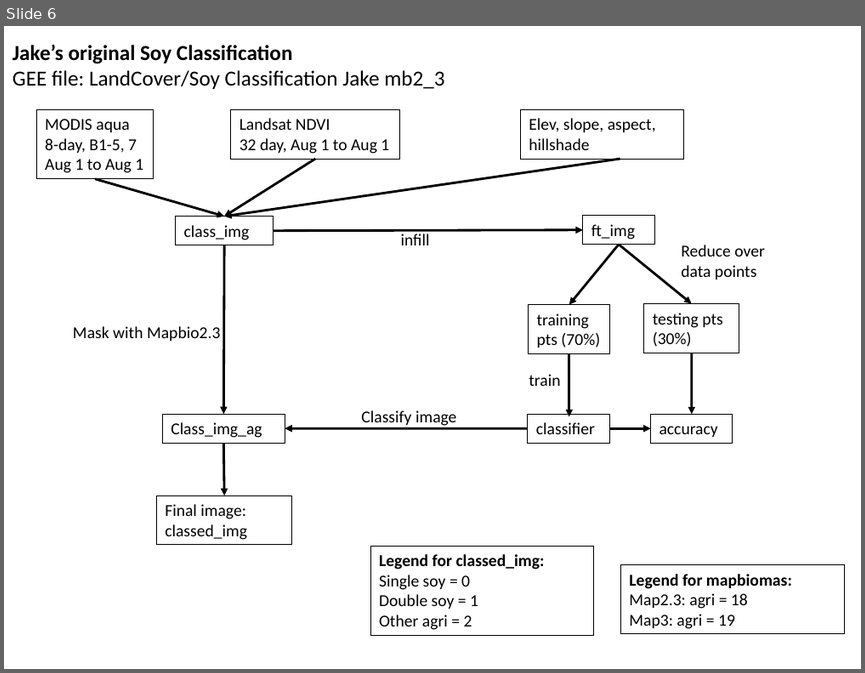
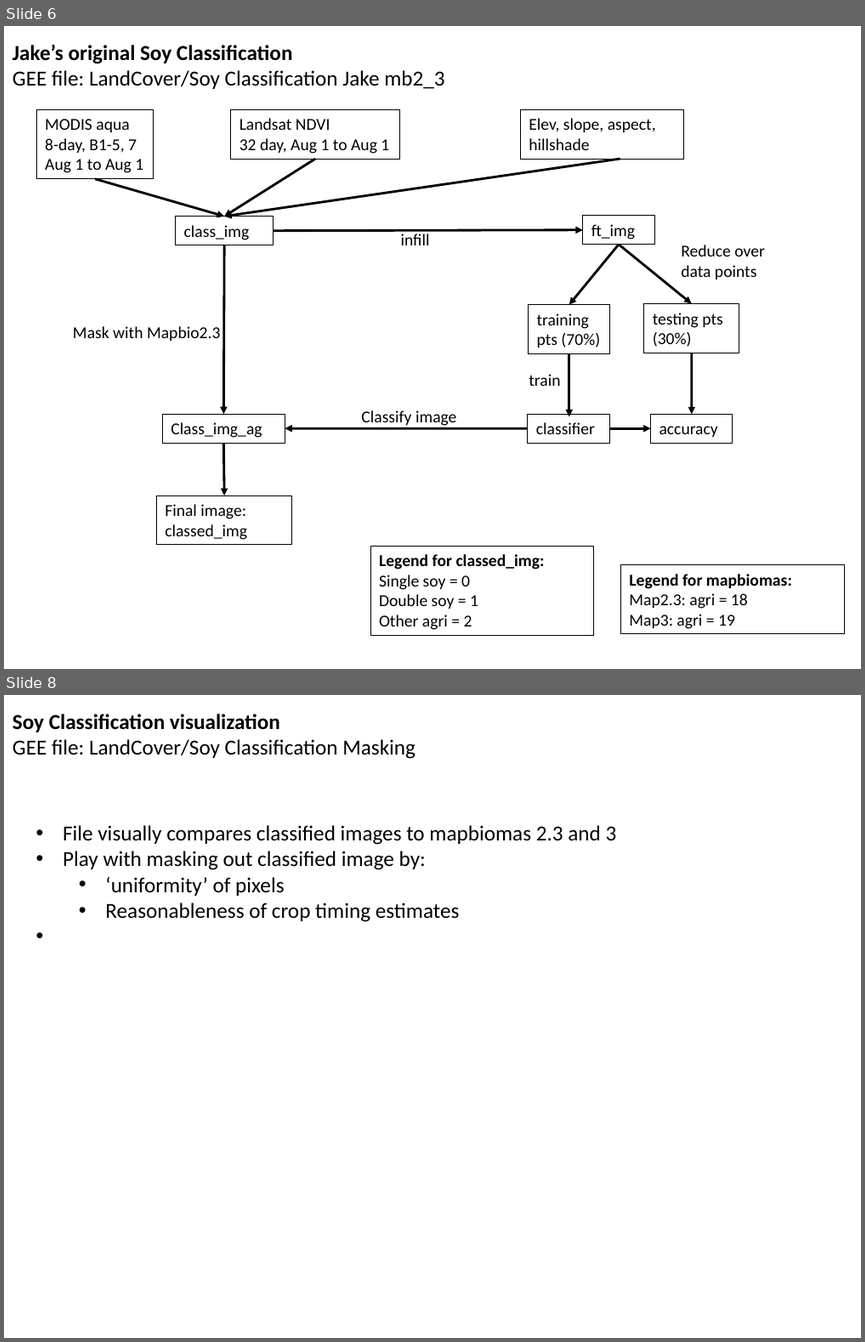
Before and after one commit to minghui-zhang/Meeting, a slide deck: January 19 2019.pptx. Shown one above the other, each under a label of ours: slide 6 before the commit, slides 6 and 8 after it; the slides between them are not shown. The pictures are 865x673 and 865x1342 pixels, drawn with LibreOffice and Linux fonts; fonts in the diff are those of the drawing. Boxes give left, top, right and bottom in pixels: in the first picture for what was removed or moved away, otherwise in the second. Text is boxed around its words. In the diff, an @@ line names an element or a change of style, - is before the commit and + after.

```diff
--- a/January 19 2019.pptx
+++ b/January 19 2019.pptx
@@ slide 8 added at <box>4,695,861,1338</box>, background #FFFFFF @@
@@ text added at <box>12,714,415,759</box>, 18 pt, text #000000 @@
+Soy Classification visualization
+GEE file: LandCover/Soy Classification Masking
@@ text added at <box>63,825,617,922</box>, 18 pt, text #000000 @@
+• File visually compares classified images to mapbiomas 2.3 and 3
+• Play with masking out classified image by:
+  • ‘uniformity’ of pixels
+  • Reasonableness of crop timing estimates
```
Also in this commit, not shown: 1 slide changed, 2 other slides added.
